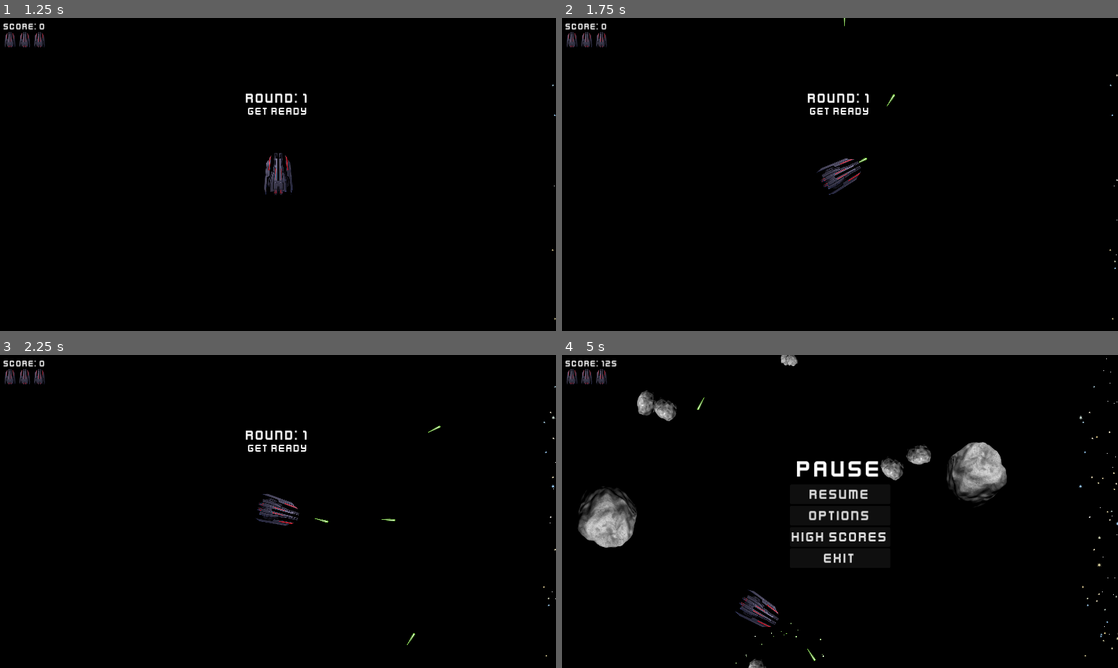
Above: before the commit, frames 1-4 (two rows, left to right).
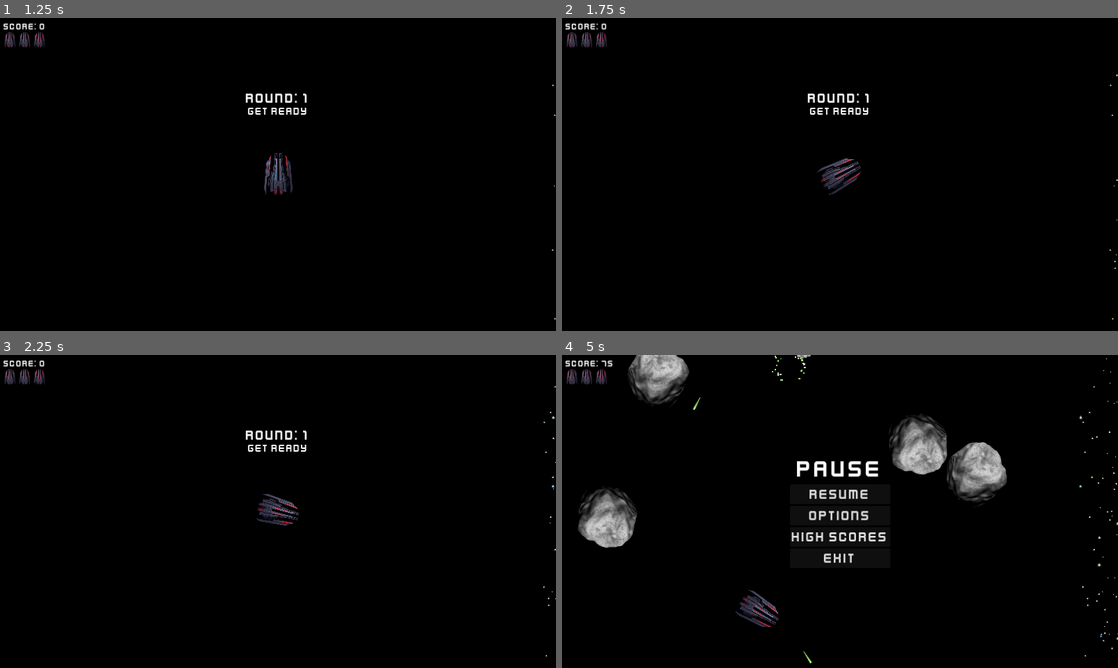
Above: after the commit, the same moments.

Repository: x7bit/godot-asteroids
Game: Godot game, scene res://scenes/game.tscn
Two runs of this game, one before a commit and one after it. Both use one fixed random seed, a clock stepped at 60 frames per second and the inputs below.
Inputs:
- Up to frame 1 (1.25 s): click "NEW GAME" at 0.5 s
- Up to frame 2 (1.75 s): tap Enter at 1.25 s; hold D (rotate_right) from 1.28 s (still down); hold Space (shoot) from 1.28 s (still down)
- Up to frame 3 (2.25 s): release D (rotate_right) at 2.03 s; release Space (shoot) at 2.03 s; hold S (move_backward) from 2.03 s (still down); tap Space (shoot) at 2.1 s
- Up to frame 4 (5 s): release S (move_backward) at 2.78 s; hold D (rotate_right) 2.78-3.53 s; hold Space (shoot) 2.78-3.53 s; hold W (move_forward) 3.53-4.28 s; tap Space (shoot) at 3.6 s; hold A (rotate_left) from 4.28 s (still down); hold Space (shoot) from 4.28 s (still down); tap Escape (pause) at 4.9 s

Frame 1 is identical in both runs. In frame 2, less than 0.1% of the frame differs, in the area x 50-60%, y 0-47%; in frame 3, less than 0.1%; in frame 4, 3.5%, in the area x 7-70%, y 0-100%.

Commit message:
Better explosion angles. Some refactors

Diff:
--- a/scripts/asteroid.gd
+++ b/scripts/asteroid.gd
@@ -1,6 +1,6 @@
 class_name Asteroid extends Area2D
 
-enum AsteroidSize{LARGE, MEDIUM, SMALL}
+enum AsteroidSize{SMALL, MEDIUM, LARGE}
 
 signal exploded(pos: Vector2, laser_rotation: float, size: Asteroid.AsteroidSize, points: int)
 
@@ -17,42 +17,43 @@
 var points: int:
 	get:
 		match size:
+			AsteroidSize.SMALL: return 100
+			AsteroidSize.MEDIUM: return 50
 			AsteroidSize.LARGE: return 25
-			AsteroidSize.MEDIUM: return 50
-			AsteroidSize.SMALL: return 100
 			_: return 0
 
 var explosion_scale: float:
 	get:
 		match size:
+			AsteroidSize.SMALL: return 0.4
+			AsteroidSize.MEDIUM: return 0.5
 			AsteroidSize.LARGE: return 0.8
-			AsteroidSize.MEDIUM: return 0.5
-			AsteroidSize.SMALL: return 0.4
 			_: return 0.0
 
 func _ready():
 	match size:
+		AsteroidSize.SMALL:
+			speed = randf_range(speed_multiplier * 2.5 * BASE_SPEED, speed_multiplier * 3.5 * BASE_SPEED)
+			sprite.texture = preload("res://assets/textures/asteroid_small.png")
+			cshape.shape = preload("res://resources/asteroid_cshape_small.tres")
+		AsteroidSize.MEDIUM:
+			speed = randf_range(speed_multiplier * 1.5 * BASE_SPEED, speed_multiplier * 2.5 * BASE_SPEED)
+			sprite.texture = preload("res://assets/textures/asteroid_medium.png")
+			cshape.shape = preload("res://resources/asteroid_cshape_medium.tres")
 		AsteroidSize.LARGE:
 			alfa = 0.0
 			speed = randf_range(speed_multiplier * BASE_SPEED, speed_multiplier * 1.5 * BASE_SPEED)
 			sprite.modulate.a = alfa
 			sprite.texture = preload("res://assets/textures/asteroid_large.png")
 			cshape.shape = preload("res://resources/asteroid_cshape_large.tres")
-		AsteroidSize.MEDIUM:
-			speed = randf_range(speed_multiplier * 1.5 * BASE_SPEED, speed_multiplier * 2.5 * BASE_SPEED)
-			sprite.texture = preload("res://assets/textures/asteroid_medium.png")
-			cshape.shape = preload("res://resources/asteroid_cshape_medium.tres")
-		AsteroidSize.SMALL:
-			speed = randf_range(speed_multiplier * 2.5 * BASE_SPEED, speed_multiplier * 3.5 * BASE_SPEED)
-			sprite.texture = preload("res://assets/textures/asteroid_small.png")
-			cshape.shape = preload("res://resources/asteroid_cshape_small.tres")
+
 
 func _process(delta: float):
 	if alfa < 1.0:
 		alfa = minf(alfa + 1.5 * delta, 1.0)
 		sprite.modulate.a = alfa
 	else:
-		global_position += Vector2(0, -1).rotated(rotation) * delta * speed
+		global_position += Vector2.UP.rotated(rotation) * speed * delta
 		var screen_size: Vector2 = get_viewport_rect().size
 		var asteroid_half_size: Vector2 = cshape.shape.get_rect().size / 2
 		if (global_position.y + asteroid_half_size.y) < 0:
@@ -67,13 +68,14 @@
 func _on_area_entered(area: Area2D):
 	if area is Laser:
 		if !area.exploded:
-			explode(area.rotation)
+			explode(area)
 			area.explode_and_free(explosion_scale)
 
 func _on_body_entered(body: CharacterBody2D):
 	if body is Player:
 		body.die()
 
-func explode(laser_rotation: float):
-	emit_signal("exploded", global_position, laser_rotation, size, points)
+func explode(laser: Laser):
+	var new_rotation = Util.get_explosion_rotation(laser, self)
+	emit_signal("exploded", global_position, new_rotation, size, points)
 	queue_free()
--- a/scripts/game.gd
+++ b/scripts/game.gd
@@ -12,8 +12,6 @@
 @onready var player_spawn_area: Area2D = $PlayerSpawnPos/PlayerSpawnArea
 @onready var laser_audio: AudioStreamPlayer = $Audio/LaserAudio
 @onready var hit_audio: AudioStreamPlayer = $Audio/HitAudio
-
-var next_round_pause := false
 
 func _ready():
 	Global.init()
@@ -93,14 +91,12 @@
 	Global.score += points
 	ui_hud.update()
 	match size:
+		Asteroid.AsteroidSize.MEDIUM:
+			spawn_asteroid(pos, laser_rotation + randf_range(0, PI / 4), Asteroid.AsteroidSize.SMALL)
+			spawn_asteroid(pos, laser_rotation - randf_range(0, PI / 4), Asteroid.AsteroidSize.SMALL)
 		Asteroid.AsteroidSize.LARGE:
 			spawn_asteroid(pos, laser_rotation + randf_range(0, PI / 4), Asteroid.AsteroidSize.MEDIUM)
 			spawn_asteroid(pos, laser_rotation - randf_range(0, PI / 4), Asteroid.AsteroidSize.MEDIUM)
-		Asteroid.AsteroidSize.MEDIUM:
-			spawn_asteroid(pos, laser_rotation + randf_range(0, PI / 4), Asteroid.AsteroidSize.SMALL)
-			spawn_asteroid(pos, laser_rotation - randf_range(0, PI / 4), Asteroid.AsteroidSize.SMALL)
-		Asteroid.AsteroidSize.SMALL:
-			pass
 
 func new_game():
 	pass
@@ -129,11 +125,11 @@
 	asteroids.call_deferred("add_child", asteroid)
 
 func next_round(first_round: bool):
-	if !next_round_pause:
-		next_round_pause = true
+	if !Global.next_round_pause:
+		Global.next_round_pause = true
 		if !first_round: Global.game_round += 1
 		ui_hud.show_round()
 		await get_tree().create_timer(2.5).timeout
 		ui_hud.hide_round()
 		spawn_large_asteroids()
-		next_round_pause = false
+		Global.next_round_pause = false
--- a/scripts/global.gd
+++ b/scripts/global.gd
@@ -13,6 +13,7 @@
 var score: int = 0
 var game_round: int = 0
 var game_started: bool = false
+var next_round_pause: bool = false
 var high_scores = { Difficulty.EASY: 0, Difficulty.NORMAL: 0, Difficulty.HARD: 0 }
 
 var high_score: int:
--- a/scripts/laser.gd
+++ b/scripts/laser.gd
@@ -15,8 +15,8 @@
 
 func _process(delta: float):
 	if exploded: return
-	var frame_distance := delta * SPEED
-	global_position += Vector2(0, -1).rotated(rotation) * frame_distance
+	var frame_distance := SPEED * delta
+	global_position += Vector2.UP.rotated(rotation) * frame_distance
 	distance += frame_distance
 	if distance > RANGE:
 		queue_free()
--- a/scripts/player.gd
+++ b/scripts/player.gd
@@ -44,7 +44,7 @@
 		thrust_forward = true
 	if Input.is_action_just_released("move_forward"):
 		thrust_forward = false
-	if Input.is_action_pressed("shoot") && !laser_cooldown:
+	if Input.is_action_pressed("shoot") && !laser_cooldown && !Global.next_round_pause:
 		laser_cooldown = true
 		shoot()
 		await get_tree().create_timer(RATE_OF_LASER).timeout
--- a/scripts/util.gd
+++ b/scripts/util.gd
@@ -20,3 +20,13 @@
 			max_y = vec_scaled.y
 
 	return Rect2(min_x, min_y, abs(min_x - max_x), abs(min_y - max_y))
+
+func get_vector_based_up_rotation(vector: Vector2) -> float:
+	return -vector.angle_to(Vector2.UP)
+
+func get_explosion_rotation(laser: Laser, asteroid: Asteroid) -> float:
+	if asteroid.size == Asteroid.AsteroidSize.SMALL: return 0.0
+	var laser_vector = Vector2.UP.rotated(laser.rotation) * Laser.SPEED
+	var asteroid_mass_multiplier = pow(2, asteroid.size) * 2
+	var asteroid_vector = Vector2.UP.rotated(asteroid.rotation) * asteroid.speed * asteroid_mass_multiplier
+	return get_vector_based_up_rotation(laser_vector + asteroid_vector)
